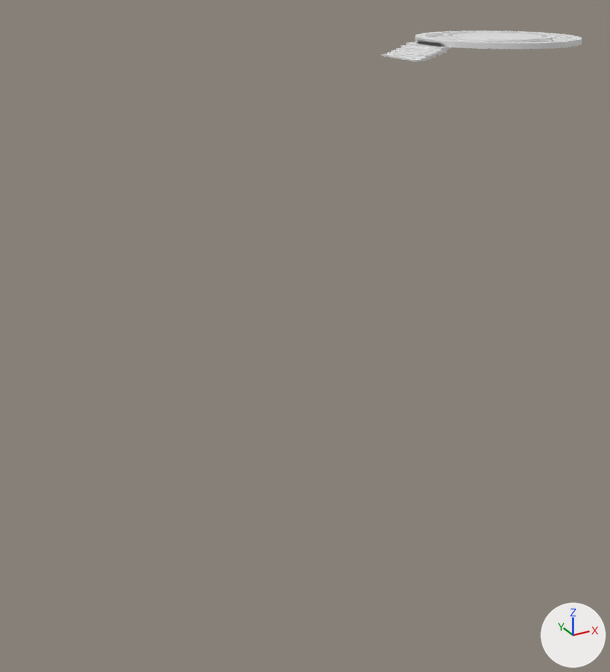
An edit to the FBX model Meshes/Level1/Spawn Plaza.fbx, drawn before and after from the same camera.
Before and after are seen from a 50 mm lens placed at (-17.4, -75.1, 63.1), pointed at (19.2, -8.6, 29.8). The axes (+X, +Y, +Z) are drawn at lower right. The lights are the same throughout.

The older version as bpy lines, for what is in view:
```python
me_cylinder = bpy.data.meshes.new('Cylinder')
me_cylinder.from_pydata(...)  # 484 vertices, 471 faces; spans x -9.9..7.0, y -7.0..7.0, z -1.2..0.3
ob_spawn_plaza = bpy.data.objects.new('Spawn Plaza', me_cylinder)
ob_spawn_plaza.location = (34.3, -15.5, 57.2)
ob_spawn_plaza.rotation_euler = (0.0, 0.0, -0.051)  # degrees (0, 0, -2.9)
```
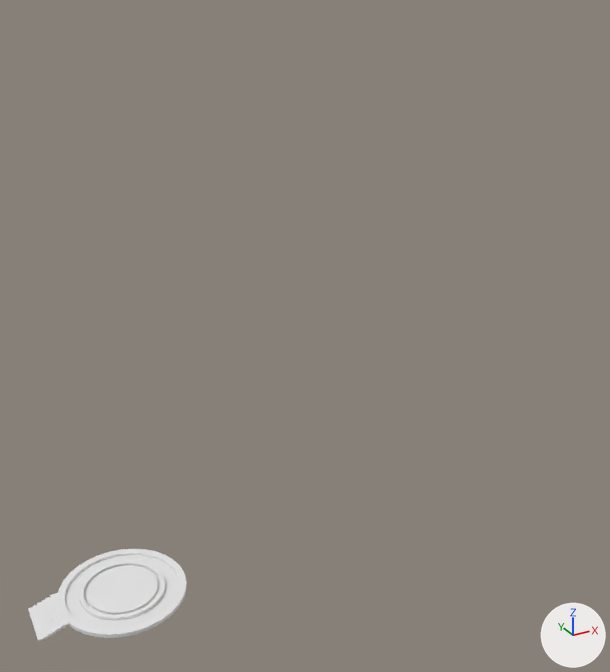
Location of each change, [x1, y1, x2, y2] in pixels of the pictures (610 x 672 px):
'Spawn Plaza.001', added: after [57, 549, 187, 638]
'Spawn Plaza', reshaped, moved, turned: before [381, 31, 582, 62]; after [28, 593, 70, 641]

The change, as a list of edits to the scene's bpy script:
```text
Add mat_respawn:
    mat_respawn = principled_material('respawn')
    mat_respawn.base_color = (0.8, 0.8, 0.8)  # white #e7e7e7
Change me_cylinder:
    used by ob_spawn_plaza; location = (34.3, -15.5, 57.2); rotation_euler = (0.0, 0.0, -0.051), in degrees (0, 0, -2.9)
    remove me_cylinder.from_pydata(...)  # 484 vertices, 471 faces; spans x -9.9..7.0, y -7.0..7.0, z -1.2..0.3
    add me_cylinder.from_pydata(...)  # 120 vertices, 118 faces; spans x -9.0..-5.4, y -2.6..2.9, z -1.1..-0.1
    me_cylinder part 1: 484 vertices removed from x -9.9..7.0, y -7.0..7.0, z -1.2..0.3; 120 vertices added at x -9.0..-5.4, y -2.6..2.9, z -1.1..-0.1
    add me_cylinder.materials.append(mat_respawn)  # white #e7e7e7
Add me_mesh_003:
    me_mesh_003.from_pydata(...)  # 369 vertices, 353 faces; spans x -6.08..7.89, y -7.04..6.94, z -0.54..0.0
    me_mesh_003.materials.append(mat_respawn)  # white #e7e7e7
Change ob_spawn_plaza:
    ob_spawn_plaza.rotation_euler: (0.0, 0.0, -0.051) -> (0.0, 0.0, 0.0)  # degrees (0, 0, -2.9) -> degrees (0, 0, 0)
    ob_spawn_plaza.location: (34.3, -15.5, 57.2) -> (0.0, 0.0, 0.0)
Add ob_spawn_plaza_001:
    ob_spawn_plaza_001 = bpy.data.objects.new('Spawn Plaza.001', me_mesh_003)
    ob_spawn_plaza_001.location = (0.0, 0.0, 0.0)
```
